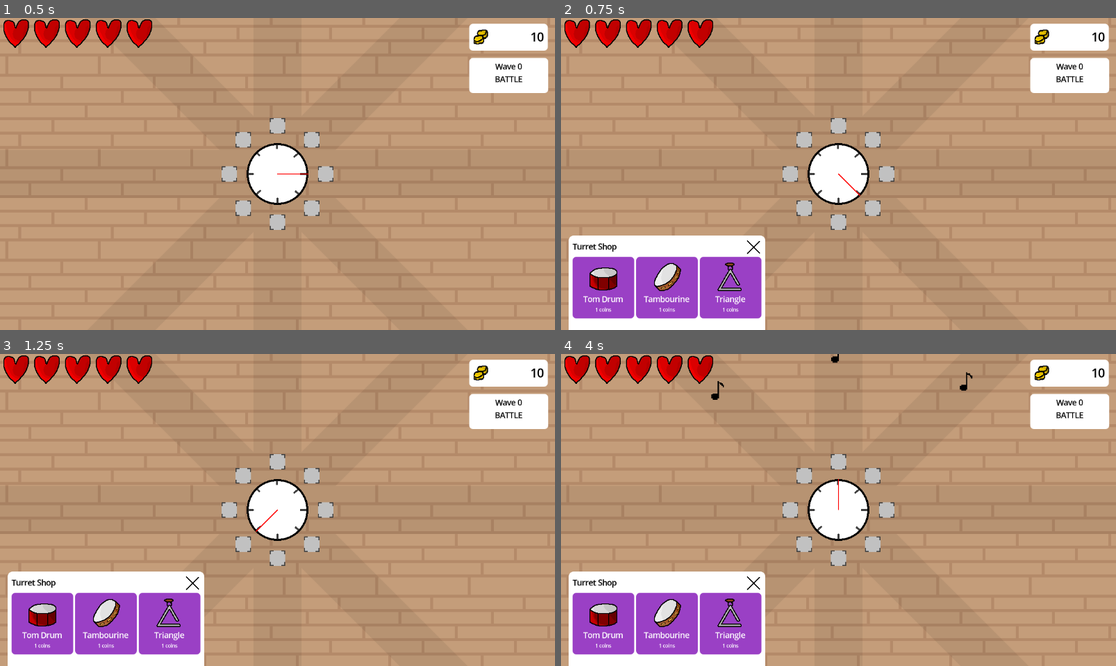
Above: before the commit, frames 1-4 (two rows, left to right).
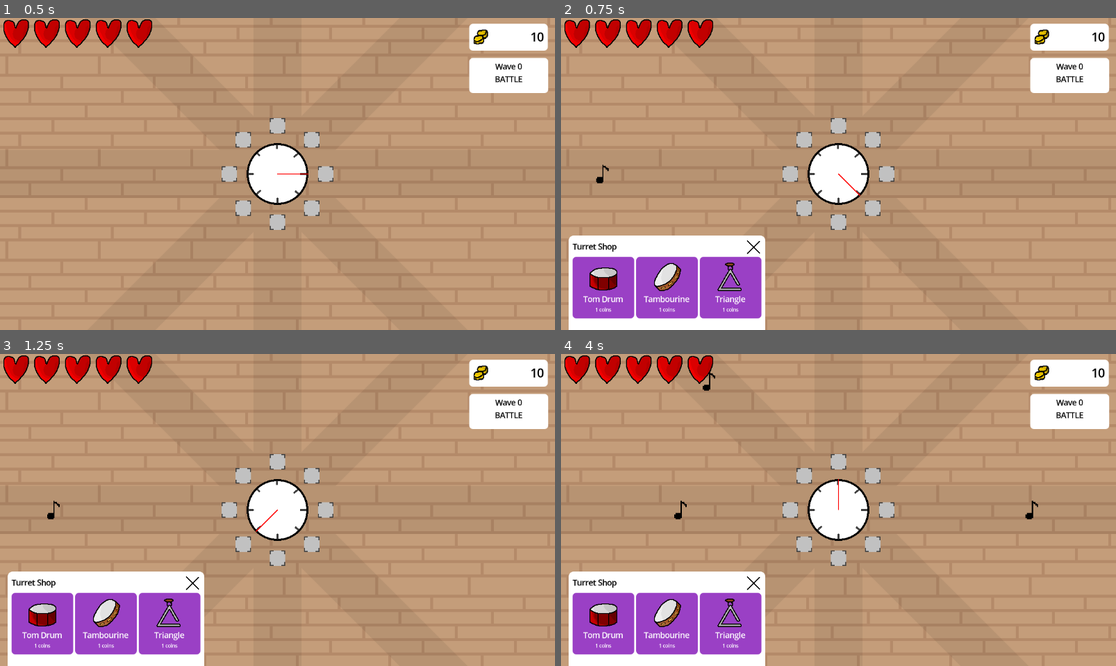
Above: after the commit, the same moments.

Repository: SeriousGuy888/MetronomeTowerDefenceGame
Game: Godot game, scene res://scenes/main.tscn
Same seed, same stepped clock (60 frames per second), same inputs: the game is played once before the commit and once after it.
Inputs (mouse positions are in pixels of both pictures, inside the frame that each line leads up to):
- Up to frame 1 (0.5 s): no input
- Up to frame 2 (0.75 s): click (888, 174) at 0.52 s
- Up to frame 3 (1.25 s): no input
- Up to frame 4 (4 s): click (888, 510) at 1.27 s; click (888, 510) at 2.02 s

Frame 1 is identical in both runs. In frame 2, less than 0.1% of the frame differs, in the area x 6-9%, y 46-54%; in frame 3, less than 0.1%; in frame 4, 0.3%, in the area x 20-86%, y 0-54%.

Commit message:
make enemies store what lane they're in

Diff:
--- a/global_scripts/enums.gd
+++ b/global_scripts/enums.gd
@@ -5,3 +5,14 @@
 	BUILD = 1, # time to build and upgrade setup. no monsters approach.
 	GAME_OVER = 2,
 }
+
+enum Lane {
+	TOP = 270,
+	TOP_RIGHT = 315,
+	RIGHT = 0,
+	BOTTOM_RIGHT = 45,
+	BOTTOM = 90,
+	BOTTOM_LEFT = 135,
+	LEFT = 180,
+	TOP_LEFT = 225,
+}
--- a/scenes/enemies/enemy.gd
+++ b/scenes/enemies/enemy.gd
@@ -4,6 +4,7 @@
 @export var health = 1.0
 @export var coins_dropped = 3
 @export var member_of_wave: int = -1
+@export var lane: Enums.Lane = Enums.Lane.RIGHT
 
 func _ready():
 	$HealthBar.max_value=health
--- a/scenes/monster_spawner.gd
+++ b/scenes/monster_spawner.gd
@@ -10,16 +10,18 @@
 
 func _on_request_spawn_enemy(enemy_scene: PackedScene, wave_index: int = -1):
 	# 1. Pick a random angle from your list of defined lanes.
-	var chosen_angle_deg = lane_angles_degrees.pick_random()
+	var chosen_lane_key = Enums.Lane.keys().pick_random()
+	var chosen_angle_deg = Enums.Lane.get(chosen_lane_key)
 	# 2. Convert the chosen angle from degrees to radians for calculations.
 	var chosen_angle_rad = deg_to_rad(chosen_angle_deg)
 	# 3. Calculate the spawn position using the angle and radius.
 	var spawn_position = Vector2.from_angle(chosen_angle_rad) * spawn_radius
 	# 4. Create an instance of the enemy scene.
-	var enemy_instance = enemy_scene.instantiate()
+	var enemy_instance: Enemy = enemy_scene.instantiate()
 	# 5. Set the enemy's global position to the calculated spawn point.
 	enemy_instance.global_position = spawn_position
-	# mark the enemy's wave membership
+	# mark the enemy's wave and lane membership
 	enemy_instance.member_of_wave = wave_index
+	enemy_instance.lane = chosen_angle_deg
 	# 6. Add the new enemy to the designated container node.
 	enemy_container.add_child(enemy_instance)
